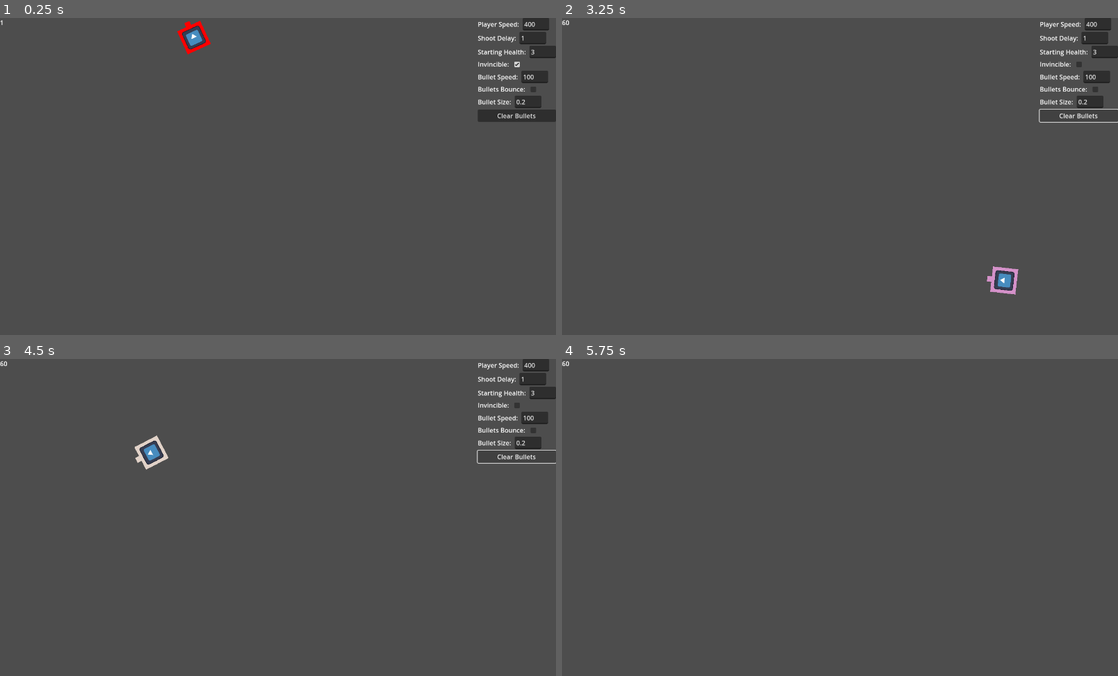
Above: before the commit, frames 1-4 (two rows, left to right).
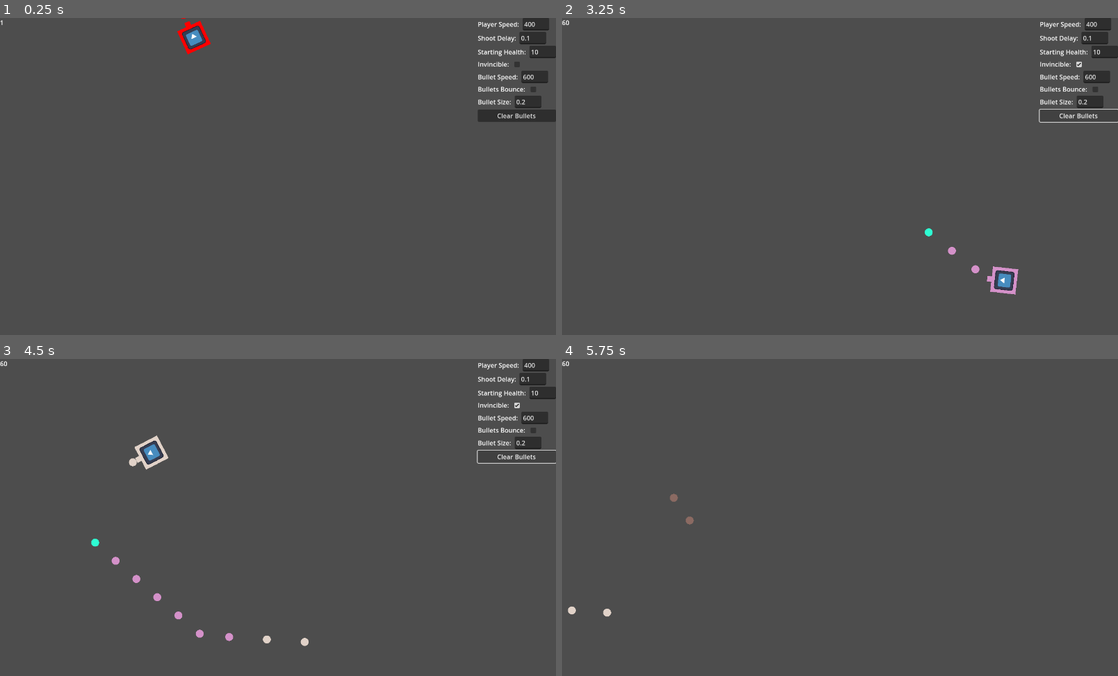
Above: after the commit, the same moments.

Repository: lukemcneil/godot-shooter-game
Game: Godot game, scene res://main.tscn
The game is run twice, just before and just after one commit, with the same random seed, the same clock (stepped at 60 frames per second) and the same inputs. The engine's default icon, where the game draws it, is replaced by a stand-in: a white triangle on a blue panel in a dark square.
Inputs (mouse positions are in pixels of both pictures, inside the frame that each line leads up to):
- Up to frame 1 (0.25 s): no input
- Up to frame 2 (3.25 s): click (1079, 65) at 0.5 s; click "Clear Bullets" at 1.25 s; tap Enter at 2 s; hold D (move_right) 2.03-2.78 s; tap C (change_color) at 2.1, 3.05 s; tap J (join) at 2.3, 2.85 s; tap Space (toggle_shoot) at 2.75 s; hold S (move_down) from 2.78 s (still down)
- Up to frame 3 (4.5 s): release S (move_down) at 3.53 s; hold D (move_right) 3.53-4.28 s; tap C (change_color) at 3.6 s; tap J (join) at 3.8, 4.35 s; hold W (move_up) from 4.28 s (still down)
- Up to frame 4 (5.75 s): tap C (change_color) at 4.55 s; release W (move_up) at 5.03 s; hold A (move_left) from 5.03 s (still down); tap Down (look_down) at 5.1 s; tap J (join) at 5.3 s; tap Escape (pause) at 5.65 s

The runs differ from the first frame. In frame 1, less than 0.1% of the frame differs, in the area x 32-97%, y 0-20%; in frame 2, 0.1%; in frame 3, 0.3%, in the area x 16-97%, y 5-91%; in frame 4, 0.1%.

Commit message:
clean up

Diff:
--- a/bullet.gd
+++ b/bullet.gd
@@ -2,29 +2,16 @@
 var speed: int
 var player: int
 
-func init(start_position: Vector2, start_rotation: float, color: Color, player_number: int, speed: int, bounce: bool, size: float):
+func init(start_position: Vector2, start_rotation: float, color: Color, player_number: int, speed: int, size: float):
 	position = start_position
 	rotation = start_rotation
 	var velocity = Vector2(speed, 0.0)
 	linear_velocity = velocity.rotated(rotation)
 	player = player_number
 	modulate = color
-	if bounce:
-		collision_mask = enable_bit(collision_mask, 2)
-	else:
-		collision_mask = disable_bit(collision_mask, 2)
 	for node in get_children():
 		node.position.x = 100 * size / 2
 		node.scale = Vector2(size, size)
 
-func enable_bit(mask: int, index: int) -> int:
-	return mask | (1 << index)
-
-func disable_bit(mask: int, index: int) -> int:
-	return mask & ~(1 << index)
-
-func do_not_bounce():
-	collision_mask = disable_bit(collision_mask, 2)
-
 func _on_visible_on_screen_notifier_2d_screen_exited():
 	queue_free()
--- a/main.gd
+++ b/main.gd
@@ -1,27 +1,8 @@
 extends Node
-
-@export var player_speed = 400
-@export var shoot_delay = 1
-@export var starting_health = 3
-@export var invincible = true
-@export var bullet_speed = 100
-@export var bullets_bounce = false
-@export var bullet_size = 0.2
-@export var colors = [
-	Color.RED,
-	Color.BLUE,
-	Color.GREEN,
-	Color.PURPLE,
-	Color.BLACK,
-	Color.ORANGE,
-	Color.YELLOW,
-	Color.BROWN
-]
 
 # map from player integer to the player node
 var player_nodes = {}
 var screen_size
-signal pause
 
 func _ready():
 	screen_size = get_window().size
@@ -30,7 +11,7 @@
 	PlayerManager.join_all_unjoined_devices()
 	$Walls/WallRight.position = Vector2(screen_size.x, 0)
 	$Walls/WallBottom.position = Vector2(0, screen_size.y)
-	$SettingsWindow.init_settings(player_speed, shoot_delay, starting_health, invincible, bullet_speed, bullets_bounce, bullet_size)
+	SettingsManager.toggle_bullets_bounce.connect(toggle_bullets_bounce)
 
 func _process(_delta):
 	PlayerManager.handle_join_input()
@@ -42,10 +23,8 @@
 	var player_node = player_scene.instantiate()
 	player_nodes[player] = player_node
 
-	player_node.update_settings(player_speed, shoot_delay, starting_health, invincible, bullet_speed, bullets_bounce, bullet_size)
 	# let the player know which device controls it
-	player_node.init(player, device, colors[device+1])
-	player_node.change_color.connect(on_change_color)
+	player_node.init(player, device)
 
 	# add the player to the tree
 	add_child(player_node)
@@ -62,21 +41,14 @@
 	if event.is_action_pressed("pause"):
 		$SettingsWindow.visible = not $SettingsWindow.visible
 
-func _on_settings_window_new_settings(player_speed, shoot_delay, starting_health, invincible, bullet_speed, bullets_bounce, bullet_size):
-	self.player_speed = player_speed
-	self.shoot_delay = shoot_delay
-	self.starting_health = starting_health
-	self.invincible = invincible
-	self.bullet_speed = bullet_speed
-	self.bullets_bounce = bullets_bounce
-	self.bullet_size = bullet_size
-	if not bullets_bounce:
-		get_tree().call_group("bullets", "do_not_bounce")
-	for player in player_nodes.values():
-		player.update_settings(player_speed, shoot_delay, starting_health, invincible, bullet_speed, bullets_bounce, bullet_size)
+func enable_bit(mask: int, index: int) -> int:
+	return mask | (1 << index)
 
-func on_change_color(color, device):
-	colors[device+1] = color
+func disable_bit(mask: int, index: int) -> int:
+	return mask & ~(1 << index)
 
-func _on_settings_window_clear_bullets():
-	get_tree().call_group("bullets", "queue_free")
+func toggle_bullets_bounce(value):
+	if value:
+		$Walls.collision_layer = enable_bit($Walls.collision_layer, 1)
+	else:
+		$Walls.collision_layer = disable_bit($Walls.collision_layer, 1)
--- a/main.tscn
+++ b/main.tscn
@@ -1,7 +1,8 @@
-[gd_scene load_steps=8 format=3 uid="uid://b1gvpl3oxt31c"]
+[gd_scene load_steps=9 format=3 uid="uid://b1gvpl3oxt31c"]
 
 [ext_resource type="Script" path="res://player_manager.gd" id="1_5icx1"]
 [ext_resource type="Script" path="res://main.gd" id="1_tkpq6"]
+[ext_resource type="Script" path="res://settings_manager.gd" id="3_fldoo"]
 [ext_resource type="PackedScene" uid="uid://bc0row32cr327" path="res://settings_window.tscn" id="3_gdqor"]
 
 [sub_resource type="WorldBoundaryShape2D" id="WorldBoundaryShape2D_83n81"]
@@ -21,13 +22,16 @@
 [node name="PlayerManager" type="Node" parent="."]
 script = ExtResource("1_5icx1")
 
+[node name="SettingsManager" type="Node" parent="."]
+script = ExtResource("3_fldoo")
+
 [node name="FPS" type="Label" parent="."]
 offset_right = 40.0
 offset_bottom = 23.0
 
 [node name="Walls" type="StaticBody2D" parent="."]
 collision_layer = 4
-collision_mask = 0
+collision_mask = 7
 
 [node name="WallTop" type="CollisionShape2D" parent="Walls"]
 shape = SubResource("WorldBoundaryShape2D_83n81")
@@ -49,5 +53,4 @@
 offset_right = 0.0
 grow_horizontal = 0
 
-[connection signal="clear_bullets" from="SettingsWindow" to="." method="_on_settings_window_clear_bullets"]
 [connection signal="new_settings" from="SettingsWindow" to="." method="_on_settings_window_new_settings"]
--- a/player.gd
+++ b/player.gd
@@ -7,29 +7,39 @@
 var starting_health: int
 var invincible: bool
 var bullet_speed: int
-var bullets_bounce: bool
 var bullet_size: float
-var color
+var color: Color
 var health
 
 signal leave
-signal change_color(color: Color, device: int)
 
 var player: int
 var device_num: int
 var input
 
 # call this function when spawning this player to set up the input object based on the device
-func init(player_num: int, device_num: int, color: Color):
+func init(player_num: int, device_num: int):
 	player = player_num
 	self.device_num = device_num
 	var device = PlayerManager.get_player_device(player)
 	input = DeviceInput.new(device)
 	rotation = randf() * 2 * PI
-	self.color = color
-	$Body.color = color
-	$Gun.color = color
+
+	sync_data_with_settings_manager()
+
+	SettingsManager.settings_updated.connect(sync_data_with_settings_manager)
+
 	health = starting_health
+	sync_color_with_settings()
+
+func sync_data_with_settings_manager():
+	speed = SettingsManager.player_speed
+	shoot_delay = SettingsManager.shoot_delay
+	$ShootTimer.wait_time = shoot_delay
+	starting_health = SettingsManager.starting_health
+	invincible = SettingsManager.invincible
+	bullet_speed = SettingsManager.bullet_speed
+	bullet_size = SettingsManager.bullet_size
 
 func _process(delta):
 	var move = input.get_vector("move_left", "move_right", "move_up", "move_down")
@@ -49,14 +59,17 @@
 #
 	if input.is_action_just_pressed("change_color"):
 		var new_color = Color(randf(), randf(), randf())
-		emit_signal("change_color", new_color, device_num)
-		self.color = new_color
-		$Body.color = new_color
-		$Gun.color = new_color
+		SettingsManager.colors[device_num+1] = new_color
+		sync_color_with_settings()
+
+func sync_color_with_settings():
+	self.color = SettingsManager.colors[device_num+1]
+	$Body.color = color
+	$Gun.color = color
 
 func _on_shoot_timer_timeout():
 	var bullet = bullet_scene.instantiate()
-	bullet.init($BulletSpawnMarker.global_position, rotation, color, player, bullet_speed, bullets_bounce, bullet_size)
+	bullet.init($BulletSpawnMarker.global_position, rotation, color, player, bullet_speed, bullet_size)
 	get_parent().add_child(bullet)
 
 func _on_player_hit_box_body_entered(body):
@@ -65,14 +78,3 @@
 		health -= 1
 		if health == 0:
 			PlayerManager.leave(player)
-
-func update_settings(player_speed, shoot_delay, starting_health, invincible, bullet_speed, bullets_bounce, bullet_size):
-	self.speed = player_speed
-	self.shoot_delay = shoot_delay
-	if shoot_delay > 0:
-		$ShootTimer.wait_time = shoot_delay
-	self.starting_health = starting_health
-	self.invincible = invincible
-	self.bullet_speed = bullet_speed
-	self.bullets_bounce = bullets_bounce
-	self.bullet_size = bullet_size
--- a/project.godot
+++ b/project.godot
@@ -19,6 +19,7 @@
 
 MultiplayerInput="*res://addons/multiplayer_input/multiplayer_input.gd"
 PlayerManager="*res://player_manager.gd"
+SettingsManager="*res://settings_manager.gd"
 
 [display]
 
--- /dev/null
+++ b/settings_manager.gd
@@ -0,0 +1,25 @@
+extends Node
+
+signal settings_updated
+signal toggle_bullets_bounce(value)
+
+@export var player_speed = 400
+@export var shoot_delay = 0.1
+@export var starting_health = 10
+@export var invincible = false
+@export var bullet_speed = 600
+@export var bullets_bounce = false
+@export var bullet_size = 0.2
+@export var colors = [
+	Color.RED,
+	Color.BLUE,
+	Color.GREEN,
+	Color.PURPLE,
+	Color.BLACK,
+	Color.ORANGE,
+	Color.YELLOW,
+	Color.BROWN
+]
+
+func clear_bullets():
+	get_tree().call_group("bullets", "queue_free")
--- a/settings_window.gd
+++ b/settings_window.gd
@@ -1,62 +1,45 @@
 extends VBoxContainer
 
 signal new_settings(player_speed: int, shoot_delay: float, starting_health: int, bullet_speed: int, invincible: bool, bullet_size: float)
-signal clear_bullets
 
-var player_speed: int
-var shoot_delay: float
-var starting_health: int
-var invincible: bool
-var bullet_speed: int
-var bullets_bounce: bool
-var bullet_size: float
-
-func init_settings(player_speed, shoot_delay, starting_health, invincible, bullet_speed, bullets_bounce, bullet_size):
-	self.player_speed = player_speed
-	self.shoot_delay = shoot_delay
-	self.starting_health = starting_health
-	self.invincible = invincible
-	self.bullet_speed = bullet_speed
-	self.bullets_bounce = bullets_bounce
-	self.bullet_size = bullet_size
-	$PlayerSpeedContainer/LineEdit.text = str(player_speed)
-	$ShootDelayContainer/LineEdit.text = str(shoot_delay)
-	$StartingHealthContainer/LineEdit.text = str(starting_health)
-	$InvincibleContainer/CheckBox.button_pressed = invincible
-	$BulletSpeedContainer/LineEdit.text = str(bullet_speed)
-	$BulletsBounceContainer/CheckBox.button_pressed = bullets_bounce
-	$BulletSizeContainer/LineEdit.text = str(bullet_size)
-
-func emit_settings():
-	emit_signal("new_settings", player_speed, shoot_delay, starting_health, invincible, bullet_speed, bullets_bounce, bullet_size)
+func _ready():
+	$PlayerSpeedContainer/LineEdit.text = str(SettingsManager.player_speed)
+	$ShootDelayContainer/LineEdit.text = str(SettingsManager.shoot_delay)
+	$StartingHealthContainer/LineEdit.text = str(SettingsManager.starting_health)
+	$InvincibleContainer/CheckBox.button_pressed = SettingsManager.invincible
+	$BulletSpeedContainer/LineEdit.text = str(SettingsManager.bullet_speed)
+	$BulletsBounceContainer/CheckBox.button_pressed = SettingsManager.bullets_bounce
+	$BulletSizeContainer/LineEdit.text = str(SettingsManager.bullet_size)
 
 func _on_player_speed_edit_text_changed(new_text):
-	player_speed = int(new_text)
-	emit_settings()
+	SettingsManager.player_speed = int(new_text)
+	SettingsManager.emit_signal("settings_updated")
 
 func _on_shoot_delay_line_edit_text_changed(new_text):
-	shoot_delay = float(new_text)
-	emit_settings()
+	SettingsManager.shoot_delay = float(new_text)
+	SettingsManager.emit_signal("settings_updated")
 
 func _on_starting_health_line_edit_text_changed(new_text):
-	starting_health = int(new_text)
-	emit_settings()
+	SettingsManager.starting_health = int(new_text)
+	SettingsManager.emit_signal("settings_updated")
 
 func _on_invincible_check_box_toggled(button_pressed):
-	invincible = button_pressed
-	emit_settings()
+	SettingsManager.invincible = button_pressed
+	SettingsManager.emit_signal("settings_updated")
 
 func _on_bullets_bounce_check_box_toggled(button_pressed):
-	bullets_bounce = button_pressed
-	emit_settings()
+	SettingsManager.bullets_bounce = button_pressed
+	SettingsManager.emit_signal("toggle_bullets_bounce", button_pressed)
+	SettingsManager.emit_signal("settings_updated")
 
 func _on_bullet_speed_line_edit_text_changed(new_text):
-	bullet_speed = int(new_text)
-	emit_settings()
+	SettingsManager.bullet_speed = int(new_text)
+	SettingsManager.emit_signal("settings_updated")
 
 func _on_clear_bullets_button_pressed():
-	emit_signal("clear_bullets")
+	SettingsManager.clear_bullets()
+	SettingsManager.emit_signal("settings_updated")
 
 func _on_bullet_size_line_edit_text_changed(new_text):
-	bullet_size = float(new_text)
-	emit_settings()
+	SettingsManager.bullet_size = float(new_text)
+	SettingsManager.emit_signal("settings_updated")
